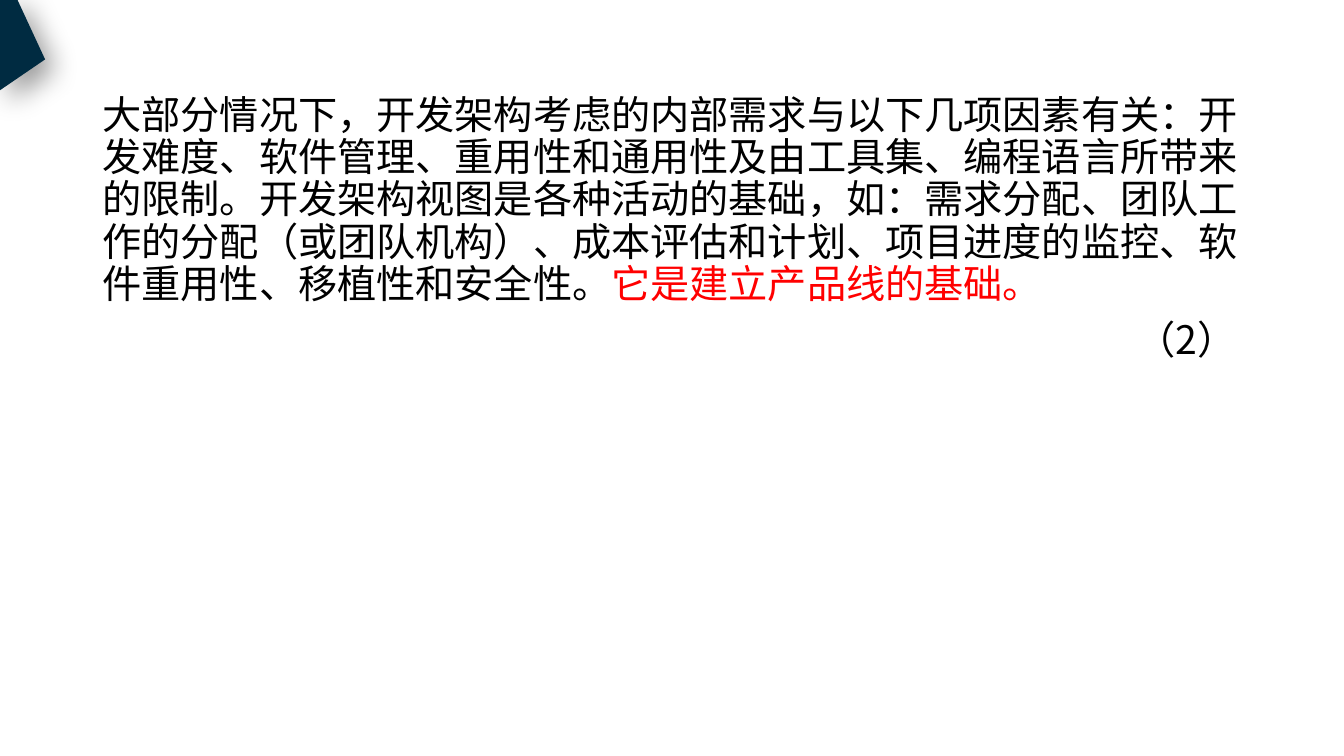
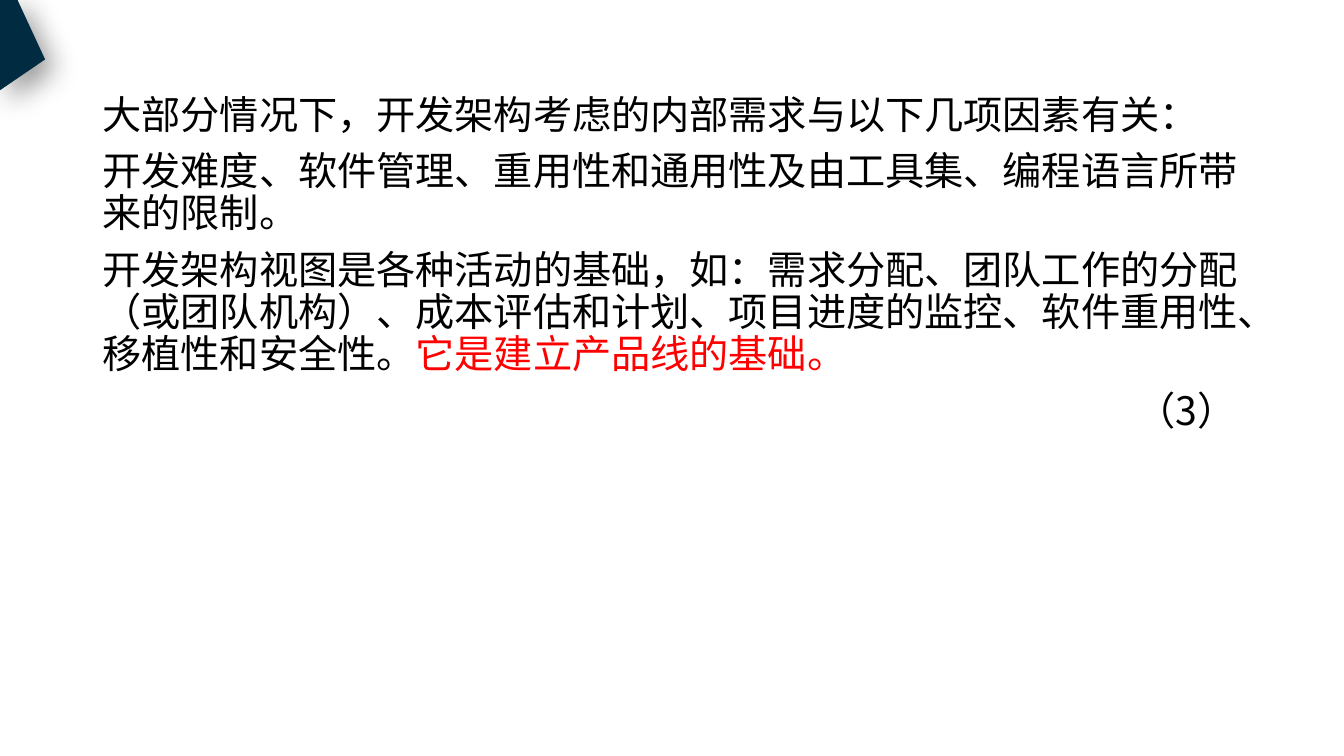
Before and after one commit to PRD2018-G18/PRD2018, a slide deck: slide 40 of 非受控文档/过程文档/UML/UML基础4/UML基础4.pptx (slide 33 before the commit). Drawn at 1344x756 pixels with LibreOffice and Linux fonts; fonts in the diff are those of the drawing. Boxes give left, top, right and bottom in pixels: in the first picture for what was removed or moved away, otherwise in the second. Text is boxed around its words. In the diff, an @@ line names an element or a change of style, - is before the commit and + after.

```diff
--- a/非受控文档/过程文档/UML/UML基础4/UML基础4.pptx
+++ b/非受控文档/过程文档/UML/UML基础4/UML基础4.pptx
@@ text at (x1=102, y1=96, x2=1276, y2=429): text changed @@
-大部分情况下，开发架构考虑的内部需求与以下几项因素有关：开发难度、软件管理、重用性和通用性及由工具集、编程语言所带来的限制。开发架构视图是各种活动的基础，如：需求分配、团队工作的分配（或团队机构）、成本评估和计划、项目进度的监控、软件重用性、移植性和安全性。它是建立产品线的基础。
-（2）
+大部分情况下，开发架构考虑的内部需求与以下几项因素有关：
+开发难度、软件管理、重用性和通用性及由工具集、编程语言所带来的限制。
+开发架构视图是各种活动的基础，如：需求分配、团队工作的分配（或团队机构）、成本评估和计划、项目进度的监控、软件重用性、移植性和安全性。它是建立产品线的基础。
+（3）
```
Also in this commit, not shown: 29 other slides changed, 5 slides added, 14 slides removed, 4 other files.
